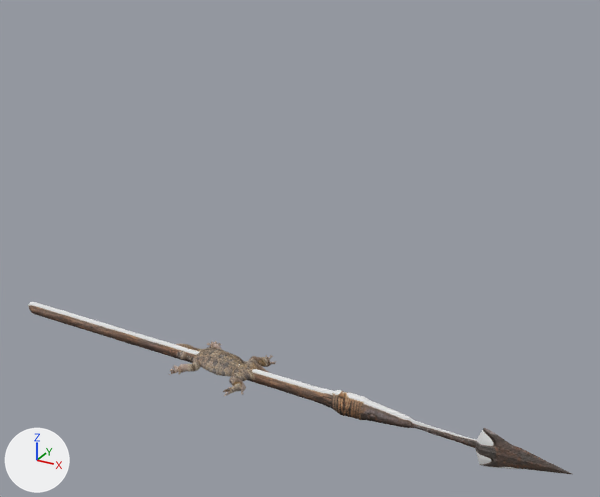
Renders of the glTF model public/assets/models/wasteland/scablands/crew-favours.glb from each side of a commit.
Both versions are drawn from a 50 mm lens placed at (1.54, -2.43, 1.82), pointed at (0.13, 0.13, 0.54). Lighting does not change. The marker at lower left points along +X, +Y and +Z. The older version comes first. Where no turn or scale is listed for an object, it has been applied to the vertices. Vertices at exactly the same position are counted once.

In view in the first picture: 'gerald-outline-relief', 'jax-harpoon-outline-lathe'.
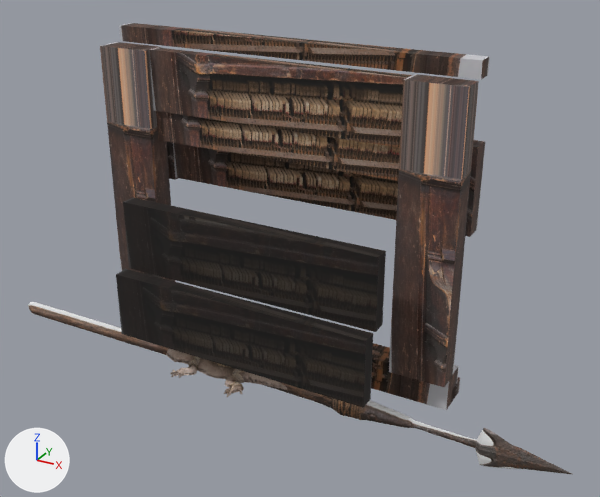
Location of each change, [x1, y1, x2, y2] in pixels of the pictures (600 x 497 px):
'piano-upright-right-post', added: after [389, 74, 479, 387]
'piano-upright-action-opening', added: after [123, 198, 386, 332]
'piano-upright-lower-opening', added: after [116, 269, 373, 408]
'piano-upright-upper-panel', added (brown): after [149, 48, 412, 148]
'piano-upright-left-post', added: after [100, 42, 176, 282]
'piano-upright-key-bed', added (brown): after [173, 143, 398, 220]
'piano-upright-lid', added (brown): after [119, 23, 490, 80]
'piano-upright-fall-board', added (brown): after [156, 111, 400, 181]
'gerald-outline-relief', mirrored: before [169, 341, 276, 396]; after [166, 349, 287, 397]
'piano-upright-plinth', added: after [371, 343, 459, 410]
'piano-upright-right-arm', added: after [465, 140, 485, 237]
'piano-upright-left-arm', added (mostly hidden): after [167, 142, 178, 180]
'piano-upright-right-foot', added: after [451, 377, 461, 403]

Patch to the scene script:
```diff
--- a/public/assets/models/wasteland/scablands/crew-favours.glb.py
+++ b/public/assets/models/wasteland/scablands/crew-favours.glb.py
@@ me_gerald_outline_relief_mesh @@
 me_gerald_outline_relief_mesh.from_pydata(...)  # 8162 vertices, 16328 faces; spans x -0.429..0.429, y -0.173..0.173, z -0.002..0.06
+# me_gerald_outline_relief_mesh part 1: the whole mesh is mirrored in y about its middle
 me_gerald_outline_relief_mesh.materials.append(mat_gerald___overhead_photo)
@@ ob_piano_upright_upper_panel @@
+ob_piano_upright_upper_panel = bpy.data.objects.new('piano-upright-upper-panel', me_piano_upper_panel_box)  # a box spanning x -0.53..0.53, y 0.13..0.18, z 1.0..1.238; in mat_piano___rectified_front_photo (picture img_ww_piano_photo)
+ob_piano_upright_upper_panel.location = (0.0, 0.0, 0.0)
@@ ob_piano_upright_right_post @@
+ob_piano_upright_right_post = bpy.data.objects.new('piano-upright-right-post', me_piano_right_post_box)  # a box spanning x 0.53..0.75, y 0.1..0.2, z 0.13..1.238; in mat_piano___rectified_front_photo (picture img_ww_piano_photo)
+ob_piano_upright_right_post.location = (0.0, 0.0, 0.0)
@@ ob_piano_upright_right_foot @@
+ob_piano_upright_right_foot = bpy.data.objects.new('piano-upright-right-foot', me_piano_right_foot_box)  # a box spanning x 0.53..0.75, y 0.2..0.3, z 0.0..0.06; in mat_piano___rectified_front_photo (picture img_ww_piano_photo)
+ob_piano_upright_right_foot.location = (0.0, 0.0, 0.0)
@@ ob_piano_upright_right_arm @@
+ob_piano_upright_right_arm = bpy.data.objects.new('piano-upright-right-arm', me_piano_right_arm_box)  # a box spanning x 0.545..0.75, y 0.26..0.34, z 0.67..1.0; in mat_piano___rectified_front_photo (picture img_ww_piano_photo)
+ob_piano_upright_right_arm.location = (0.0, 0.0, 0.0)
@@ ob_piano_upright_plinth @@
+ob_piano_upright_plinth = bpy.data.objects.new('piano-upright-plinth', me_piano_plinth_box)  # a box spanning x -0.75..0.75, y 0.15..0.26, z 0.0..0.14; in mat_piano___rectified_front_photo (picture img_ww_piano_photo)
+ob_piano_upright_plinth.location = (0.0, 0.0, 0.0)
@@ ob_piano_upright_lower_opening @@
+ob_piano_upright_lower_opening = bpy.data.objects.new('piano-upright-lower-opening', me_piano_lower_opening_box)  # 8 vertices, 12 faces; spans x -0.545..0.545, y -0.16..-0.1, z 0.13..0.4; in mat_piano___rectified_front_photo (picture img_ww_piano_photo), mat_piano___dark_inner_wood (picture img_ww_piano_photo_001)
+ob_piano_upright_lower_opening.location = (0.0, 0.0, 0.0)
@@ ob_piano_upright_lid @@
+ob_piano_upright_lid = bpy.data.objects.new('piano-upright-lid', me_piano_lid_box)  # a box spanning x -0.75..0.75, y 0.22..0.3, z 1.24..1.3; in mat_piano___rectified_front_photo (picture img_ww_piano_photo)
+ob_piano_upright_lid.location = (0.0, 0.0, 0.0)
@@ ob_piano_upright_left_post @@
+ob_piano_upright_left_post = bpy.data.objects.new('piano-upright-left-post', me_piano_left_post_box)  # a box spanning x -0.75..-0.53, y 0.1..0.2, z 0.13..1.238; in mat_piano___rectified_front_photo (picture img_ww_piano_photo)
+ob_piano_upright_left_post.location = (0.0, 0.0, 0.0)
@@ ob_piano_upright_left_arm @@
+ob_piano_upright_left_arm = bpy.data.objects.new('piano-upright-left-arm', me_piano_left_arm_box)  # a box spanning x -0.75..-0.545, y 0.26..0.34, z 0.67..1.0; in mat_piano___rectified_front_photo (picture img_ww_piano_photo)
+ob_piano_upright_left_arm.location = (0.0, 0.0, 0.0)
@@ ob_piano_upright_key_bed @@
+ob_piano_upright_key_bed = bpy.data.objects.new('piano-upright-key-bed', me_piano_key_bed_box)  # a box spanning x -0.545..0.545, y 0.26..0.32, z 0.68..0.875; in mat_piano___rectified_front_photo (picture img_ww_piano_photo)
+ob_piano_upright_key_bed.location = (0.0, 0.0, 0.0)
@@ ob_piano_upright_fall_board @@
+ob_piano_upright_fall_board = bpy.data.objects.new('piano-upright-fall-board', me_piano_fall_board_box)  # a box spanning x -0.585..0.59, y 0.145..0.2, z 0.875..0.995; in mat_piano___rectified_front_photo (picture img_ww_piano_photo)
+ob_piano_upright_fall_board.location = (0.0, 0.0, 0.0)
@@ ob_piano_upright_action_opening @@
+ob_piano_upright_action_opening = bpy.data.objects.new('piano-upright-action-opening', me_piano_action_opening_box)  # 8 vertices, 12 faces; spans x -0.545..0.545, y -0.08..-0.02, z 0.395..0.68; in mat_piano___rectified_front_photo (picture img_ww_piano_photo), mat_piano___dark_inner_wood (picture img_ww_piano_photo_001)
+ob_piano_upright_action_opening.location = (0.0, 0.0, 0.0)
```
